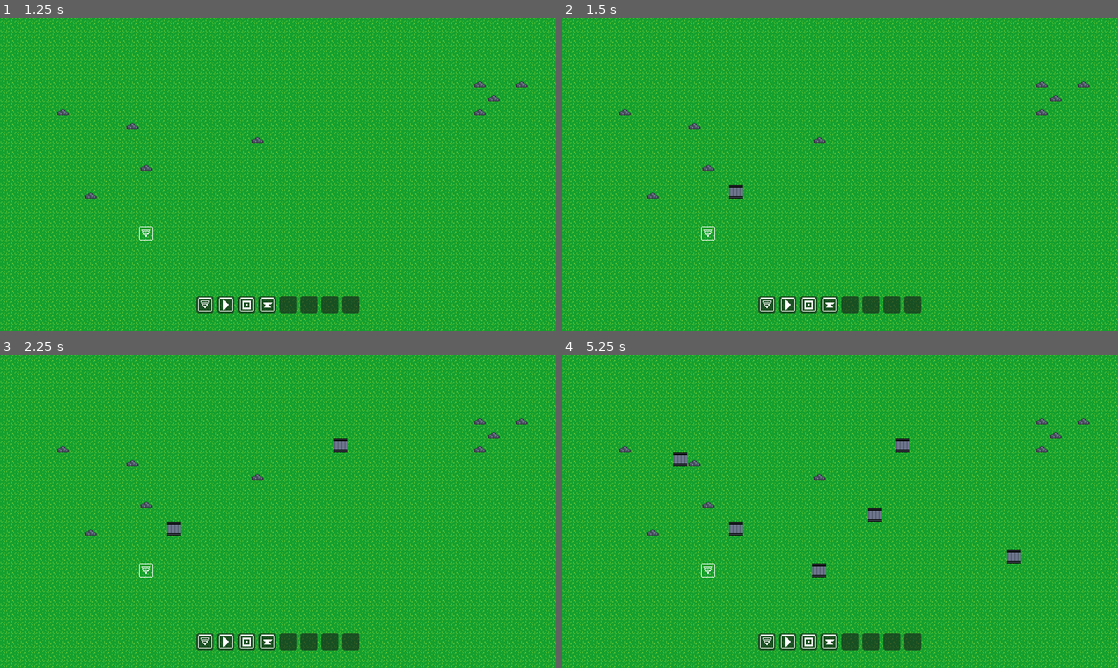
Above: before the commit, frames 1-4 (two rows, left to right).
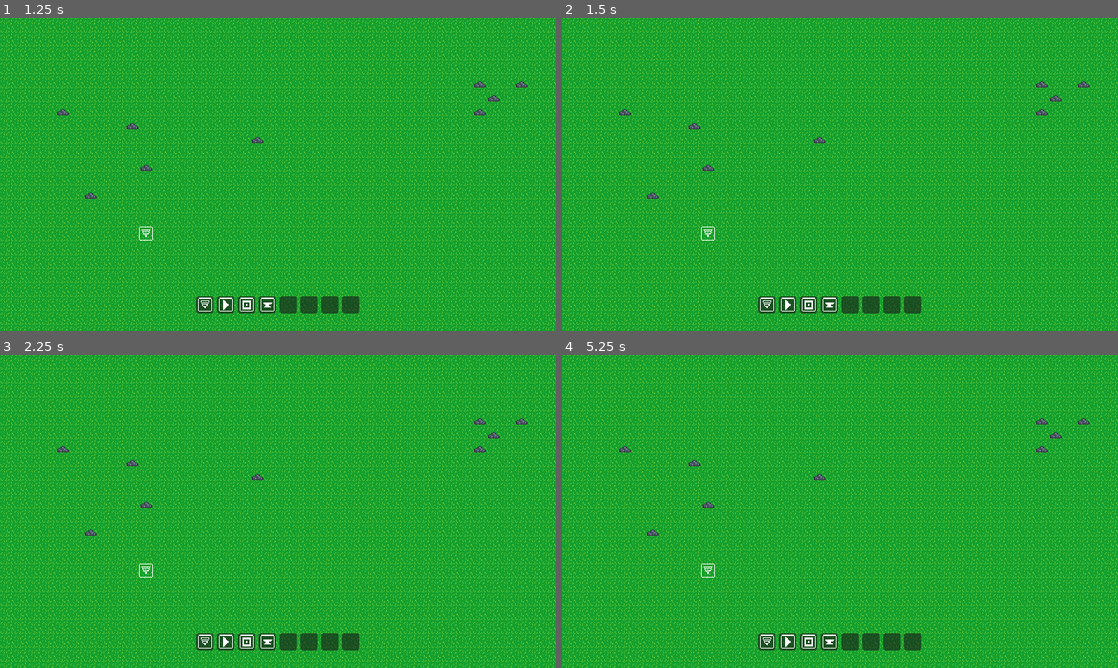
Above: after the commit, the same moments.

Repository: Riudin/Unnamed-Factory-Game
Game: Godot game, scene res://Scenes/main.tscn
Two runs of this game, one before a commit and one after it. Both use one fixed random seed, a clock stepped at 60 frames per second and the inputs below.
Inputs (mouse positions are in pixels of both pictures, inside the frame that each line leads up to):
- Up to frame 1 (1.25 s): tap Enter at 0.5 s; move the mouse to (205, 305) at 0.52 s; click (205, 305) at 0.67 s
- Up to frame 2 (1.5 s): tap Space at 1.25 s; move the mouse to (728, 190) at 1.27 s; click (728, 190) at 1.42 s
- Up to frame 3 (2.25 s): tap Enter at 2 s; move the mouse to (333, 442) at 2.02 s; click (333, 442) at 2.17 s
- Up to frame 4 (5.25 s): tap Space at 2.75, 4.25 s; move the mouse to (812, 574) at 2.77 s; click (812, 574) at 2.92 s; tap Enter at 3.5 s; move the mouse to (1006, 558) at 3.52 s; click (1006, 558) at 3.67 s; move the mouse to (673, 464) at 4.27 s; click (673, 464) at 4.42 s; move the mouse to (867, 511) at 5.02 s; click (867, 511) at 5.17 s

Frame 1 is identical in both runs. In frame 2, 0.1% of the frame differs, in the area x 30-33%, y 53-58%; in frame 3, 0.2%; in frame 4, 0.7%, in the area x 20-83%, y 26-72%.

Commit message:
Improved Building
Not done

Diff:
--- a/Objects/Scenes/Buildings/conveyor_belt.tscn
+++ b/Objects/Scenes/Buildings/conveyor_belt.tscn
@@ -3,6 +3,85 @@
 [ext_resource type="Script" uid="uid://pmcyggcnlgu6" path="res://Objects/Scripts/Buildings/conveyor_belt.gd" id="1_juhao"]
 [ext_resource type="Texture2D" uid="uid://df8sk510i6tvx" path="res://Assets/Textures/belt_sheet.png" id="1_vradc"]
 
+[sub_resource type="Animation" id="Animation_17qva"]
+length = 0.001
+tracks/0/type = "value"
+tracks/0/imported = false
+tracks/0/enabled = true
+tracks/0/path = NodePath("Sprite2D:frame")
+tracks/0/interp = 1
+tracks/0/loop_wrap = true
+tracks/0/keys = {
+"times": PackedFloat32Array(0),
+"transitions": PackedFloat32Array(1),
+"update": 1,
+"values": [0]
+}
+
+[sub_resource type="Animation" id="Animation_83w5e"]
+resource_name = "down_left"
+loop_mode = 1
+tracks/0/type = "value"
+tracks/0/imported = false
+tracks/0/enabled = true
+tracks/0/path = NodePath("Sprite2D:frame")
+tracks/0/interp = 1
+tracks/0/loop_wrap = true
+tracks/0/keys = {
+"times": PackedFloat32Array(0),
+"transitions": PackedFloat32Array(1),
+"update": 1,
+"values": [4]
+}
+
+[sub_resource type="Animation" id="Animation_jx0mk"]
+resource_name = "down_right"
+loop_mode = 1
+tracks/0/type = "value"
+tracks/0/imported = false
+tracks/0/enabled = true
+tracks/0/path = NodePath("Sprite2D:frame")
+tracks/0/interp = 1
+tracks/0/loop_wrap = true
+tracks/0/keys = {
+"times": PackedFloat32Array(0),
+"transitions": PackedFloat32Array(1),
+"update": 1,
+"values": [3]
+}
+
+[sub_resource type="Animation" id="Animation_eqt4j"]
+resource_name = "down_up"
+loop_mode = 1
+tracks/0/type = "value"
+tracks/0/imported = false
+tracks/0/enabled = true
+tracks/0/path = NodePath("Sprite2D:frame")
+tracks/0/interp = 1
+tracks/0/loop_wrap = true
+tracks/0/keys = {
+"times": PackedFloat32Array(0),
+"transitions": PackedFloat32Array(1),
+"update": 1,
+"values": [5]
+}
+
+[sub_resource type="Animation" id="Animation_2dw8t"]
+resource_name = "left_down"
+loop_mode = 1
+tracks/0/type = "value"
+tracks/0/imported = false
+tracks/0/enabled = true
+tracks/0/path = NodePath("Sprite2D:frame")
+tracks/0/interp = 1
+tracks/0/loop_wrap = true
+tracks/0/keys = {
+"times": PackedFloat32Array(0),
+"transitions": PackedFloat32Array(1),
+"update": 1,
+"values": [4]
+}
+
 [sub_resource type="Animation" id="Animation_vcmkp"]
 resource_name = "left_right"
 loop_mode = 1
@@ -19,19 +98,36 @@
 "values": [1]
 }
 
-[sub_resource type="Animation" id="Animation_17qva"]
-length = 0.001
-tracks/0/type = "value"
-tracks/0/imported = false
-tracks/0/enabled = true
-tracks/0/path = NodePath("Sprite2D:frame")
-tracks/0/interp = 1
-tracks/0/loop_wrap = true
-tracks/0/keys = {
-"times": PackedFloat32Array(0),
-"transitions": PackedFloat32Array(1),
-"update": 1,
-"values": [0]
+[sub_resource type="Animation" id="Animation_lcxoq"]
+resource_name = "left_up"
+loop_mode = 1
+tracks/0/type = "value"
+tracks/0/imported = false
+tracks/0/enabled = true
+tracks/0/path = NodePath("Sprite2D:frame")
+tracks/0/interp = 1
+tracks/0/loop_wrap = true
+tracks/0/keys = {
+"times": PackedFloat32Array(0),
+"transitions": PackedFloat32Array(1),
+"update": 1,
+"values": [9]
+}
+
+[sub_resource type="Animation" id="Animation_kx7sg"]
+resource_name = "right_down"
+loop_mode = 1
+tracks/0/type = "value"
+tracks/0/imported = false
+tracks/0/enabled = true
+tracks/0/path = NodePath("Sprite2D:frame")
+tracks/0/interp = 1
+tracks/0/loop_wrap = true
+tracks/0/keys = {
+"times": PackedFloat32Array(0),
+"transitions": PackedFloat32Array(1),
+"update": 1,
+"values": [3]
 }
 
 [sub_resource type="Animation" id="Animation_r3mjk"]
@@ -50,6 +146,22 @@
 "values": [1]
 }
 
+[sub_resource type="Animation" id="Animation_k43to"]
+resource_name = "right_up"
+loop_mode = 1
+tracks/0/type = "value"
+tracks/0/imported = false
+tracks/0/enabled = true
+tracks/0/path = NodePath("Sprite2D:frame")
+tracks/0/interp = 1
+tracks/0/loop_wrap = true
+tracks/0/keys = {
+"times": PackedFloat32Array(0),
+"transitions": PackedFloat32Array(1),
+"update": 1,
+"values": [8]
+}
+
 [sub_resource type="Animation" id="Animation_fvrti"]
 resource_name = "up_down"
 loop_mode = 1
@@ -66,86 +178,6 @@
 "values": [5]
 }
 
-[sub_resource type="Animation" id="Animation_eqt4j"]
-resource_name = "down_up"
-loop_mode = 1
-tracks/0/type = "value"
-tracks/0/imported = false
-tracks/0/enabled = true
-tracks/0/path = NodePath("Sprite2D:frame")
-tracks/0/interp = 1
-tracks/0/loop_wrap = true
-tracks/0/keys = {
-"times": PackedFloat32Array(0),
-"transitions": PackedFloat32Array(1),
-"update": 1,
-"values": [5]
-}
-
-[sub_resource type="Animation" id="Animation_lcxoq"]
-resource_name = "left_up"
-loop_mode = 1
-tracks/0/type = "value"
-tracks/0/imported = false
-tracks/0/enabled = true
-tracks/0/path = NodePath("Sprite2D:frame")
-tracks/0/interp = 1
-tracks/0/loop_wrap = true
-tracks/0/keys = {
-"times": PackedFloat32Array(0),
-"transitions": PackedFloat32Array(1),
-"update": 1,
-"values": [9]
-}
-
-[sub_resource type="Animation" id="Animation_2dw8t"]
-resource_name = "left_down"
-loop_mode = 1
-tracks/0/type = "value"
-tracks/0/imported = false
-tracks/0/enabled = true
-tracks/0/path = NodePath("Sprite2D:frame")
-tracks/0/interp = 1
-tracks/0/loop_wrap = true
-tracks/0/keys = {
-"times": PackedFloat32Array(0),
-"transitions": PackedFloat32Array(1),
-"update": 1,
-"values": [4]
-}
-
-[sub_resource type="Animation" id="Animation_k43to"]
-resource_name = "right_up"
-loop_mode = 1
-tracks/0/type = "value"
-tracks/0/imported = false
-tracks/0/enabled = true
-tracks/0/path = NodePath("Sprite2D:frame")
-tracks/0/interp = 1
-tracks/0/loop_wrap = true
-tracks/0/keys = {
-"times": PackedFloat32Array(0),
-"transitions": PackedFloat32Array(1),
-"update": 1,
-"values": [8]
-}
-
-[sub_resource type="Animation" id="Animation_kx7sg"]
-resource_name = "right_down"
-loop_mode = 1
-tracks/0/type = "value"
-tracks/0/imported = false
-tracks/0/enabled = true
-tracks/0/path = NodePath("Sprite2D:frame")
-tracks/0/interp = 1
-tracks/0/loop_wrap = true
-tracks/0/keys = {
-"times": PackedFloat32Array(0),
-"transitions": PackedFloat32Array(1),
-"update": 1,
-"values": [3]
-}
-
 [sub_resource type="Animation" id="Animation_8tm0s"]
 resource_name = "up_left"
 loop_mode = 1
@@ -176,38 +208,6 @@
 "transitions": PackedFloat32Array(1),
 "update": 1,
 "values": [8]
-}
-
-[sub_resource type="Animation" id="Animation_83w5e"]
-resource_name = "down_left"
-loop_mode = 1
-tracks/0/type = "value"
-tracks/0/imported = false
-tracks/0/enabled = true
-tracks/0/path = NodePath("Sprite2D:frame")
-tracks/0/interp = 1
-tracks/0/loop_wrap = true
-tracks/0/keys = {
-"times": PackedFloat32Array(0),
-"transitions": PackedFloat32Array(1),
-"update": 1,
-"values": [4]
-}
-
-[sub_resource type="Animation" id="Animation_jx0mk"]
-resource_name = "down_right"
-loop_mode = 1
-tracks/0/type = "value"
-tracks/0/imported = false
-tracks/0/enabled = true
-tracks/0/path = NodePath("Sprite2D:frame")
-tracks/0/interp = 1
-tracks/0/loop_wrap = true
-tracks/0/keys = {
-"times": PackedFloat32Array(0),
-"transitions": PackedFloat32Array(1),
-"update": 1,
-"values": [3]
 }
 
 [sub_resource type="AnimationLibrary" id="AnimationLibrary_gundl"]
--- a/Util/Components/building_handler.gd
+++ b/Util/Components/building_handler.gd
@@ -11,41 +11,90 @@
 const TILE_SIZE: float = 16.0
 
 var current_building: PackedScene
-var is_building: bool = false
+var preview_active: bool = false
 var is_removing: bool = false
+
+var start_tile: Vector2
+var end_tile: Vector2
+
+var last_previewed_tiles: Array = []
 
 
 func _ready() -> void:
 	current_building = conveyor_belt
 
 func _process(_delta):
-	if is_building:
-		place_building()
+	if preview_active:
+		show_building_preview()
 
 	if is_removing:
-		remove_building()
+		remove_building(tilemap_ground_layer.local_to_map(get_global_mouse_position()))
 
 func _unhandled_input(event: InputEvent) -> void:
 	if event is InputEventMouseButton:
 		if event.button_index == MOUSE_BUTTON_LEFT and event.pressed:
-			is_building = true
-			#print(tilemap_ground_layer.local_to_map(get_global_mouse_position()))
-		elif event.button_index == MOUSE_BUTTON_LEFT and not event.pressed:
-			is_building = false
+			start_tile = tilemap_ground_layer.local_to_map(get_global_mouse_position())
+			preview_active = true
+
+		if event.button_index == MOUSE_BUTTON_LEFT and event.is_released():
+			end_tile = tilemap_ground_layer.local_to_map(get_global_mouse_position())
+
+			preview_active = false
+
+			#var path := build_belt_path(start_tile, end_tile)
+			#for i in path.size() - 1:
+				#var dir = direction_from_to(path[i], path[i + 1])
+				#place_building(path[i], dir)
+			#place_building(path[-1], direction_from_to(path[-2], path[-1]))
 
 		if event.button_index == MOUSE_BUTTON_RIGHT and event.pressed:
 			is_removing = true
 		elif event.button_index == MOUSE_BUTTON_RIGHT and not event.pressed:
 			is_removing = false
 
-func place_building():
+func build_belt_path(start: Vector2, end: Vector2) -> Array[Vector2]:
+	var path: Array[Vector2] = []
+
+	var dx := end.x - start.x
+	var dy := end.y - start.y
+
+	if abs(dx) >= abs(dy):
+		for x in range(start.x, end.x, sign(dx)):
+			path.append(Vector2(x, start.y))
+		for y in range(start.y, end.y, sign(dy)):
+			path.append(Vector2(end.x, y))
+	else:
+		for y in range(start.y, end.y, sign(dy)):
+			path.append(Vector2(start.x, y))
+		for x in range(start.x, end.x, sign(dx)):
+			path.append(Vector2(x, end.y))
+
+	path.append(end)
+	return path
+
+func direction_from_to(a: Vector2, b: Vector2):
+	var direction := b - a
+	return direction
+
+func show_building_preview():
+	if last_previewed_tiles.size() > 0:
+		for i in last_previewed_tiles.size():
+			remove_building(last_previewed_tiles[i])
+		last_previewed_tiles.clear()
+
+	end_tile = tilemap_ground_layer.local_to_map(get_global_mouse_position())
+
+	var path := build_belt_path(start_tile, end_tile)
+	for i in path.size() - 1:
+		var dir = direction_from_to(path[i], path[i + 1])
+		place_building(path[i], dir, Color.AQUA)
+		last_previewed_tiles.append(path[i])
+	place_building(path[-1], Vector2.RIGHT, Color.AQUA)
+	last_previewed_tiles.append(path[-1])
+
+func place_building(tile: Vector2, to_direction: Vector2, color: Color = Color.WHITE):
 	if current_building == null:
 		return
-
-	var mouse_position: Vector2 = get_global_mouse_position()
-	var tile: Vector2 = tilemap_ground_layer.local_to_map(
-		tilemap_ground_layer.to_local(mouse_position)
-		)
 
 	if GridRegistry.is_occupied(tile):
 		return
@@ -57,15 +106,12 @@
 	var building = current_building.instantiate()
 	building.global_position = snapped_world_position
 	building.tile_coordinates = tile
+	building.to_direction = to_direction
+	building.modulate = color
 	building.register()
 	get_tree().current_scene.add_child(building)
 
-func remove_building():
-	var mouse_position: Vector2 = get_global_mouse_position()
-	var tile := tilemap_ground_layer.local_to_map(
-		tilemap_ground_layer.to_local(mouse_position)
-	)
-
+func remove_building(tile: Vector2):
 	var building = GridRegistry.get_building(tile)
 	if building:
 		building.queue_free()
